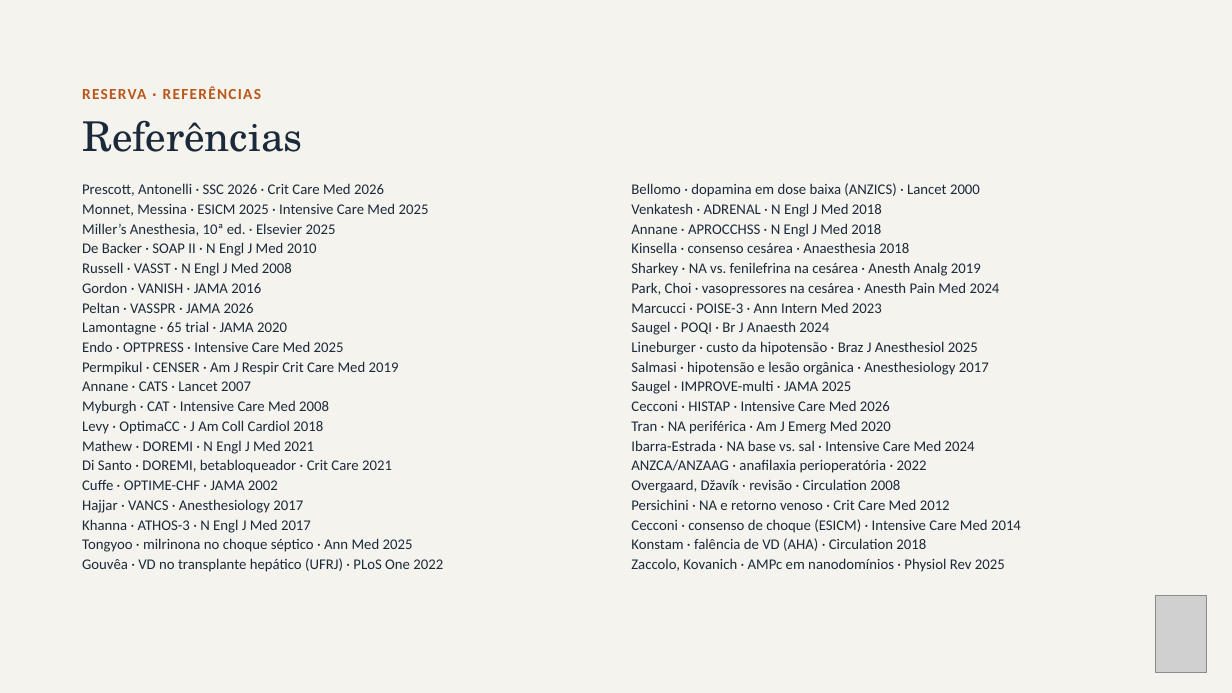
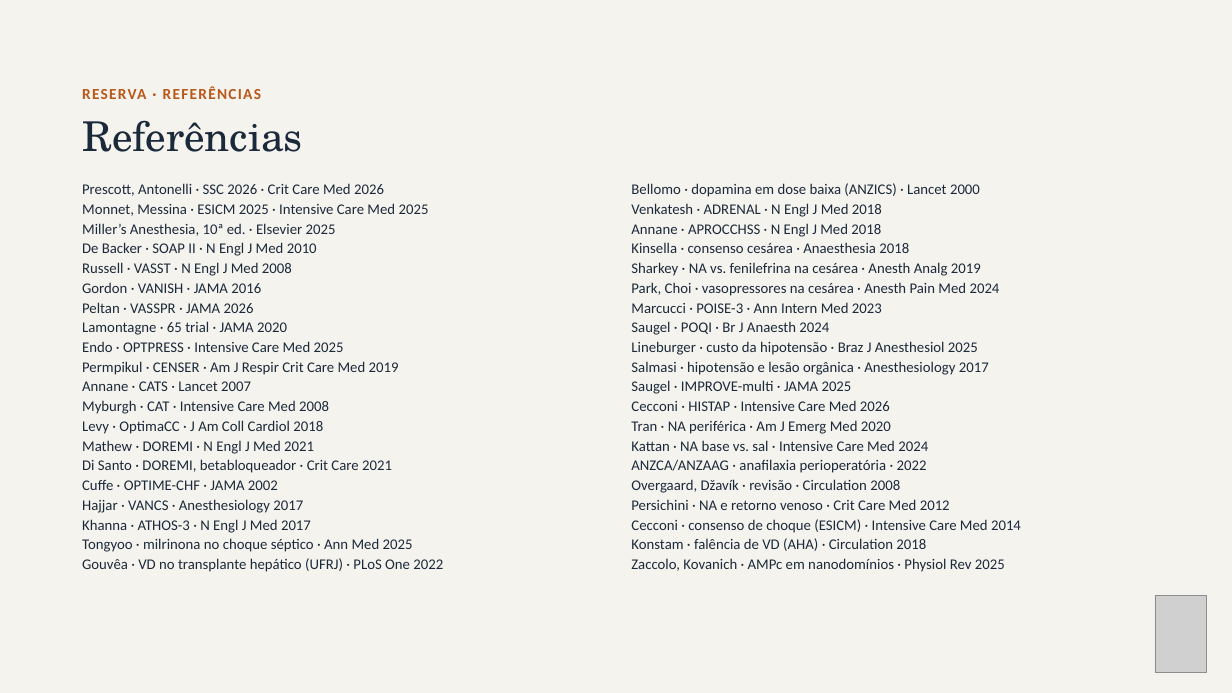
Before and after one commit to brunomoraesdubois-bit/Bruno, a slide deck: slide 33 of apresentacao/Aminas_Vasoativas.pptx. Drawn at 1232x693 pixels with LibreOffice and Linux fonts; fonts in the diff are those of the drawing; grey boxes stand for pictures. Boxes give left, top, right and bottom in pixels: in the first picture for what was removed or moved away, otherwise in the second. Text is boxed around its words. In the diff, an @@ line names an element or a change of style, - is before the commit and + after.

```diff
--- a/apresentacao/Aminas_Vasoativas.pptx
+++ b/apresentacao/Aminas_Vasoativas.pptx
@@ text at box(631, 440, 928, 451): text changed @@
-Ibarra-Estrada · NA base vs. sal · Intensive Care Med 2024
+Kattan · NA base vs. sal · Intensive Care Med 2024
```
Also in this commit, not shown: 8 other slides changed, 39 other files.
